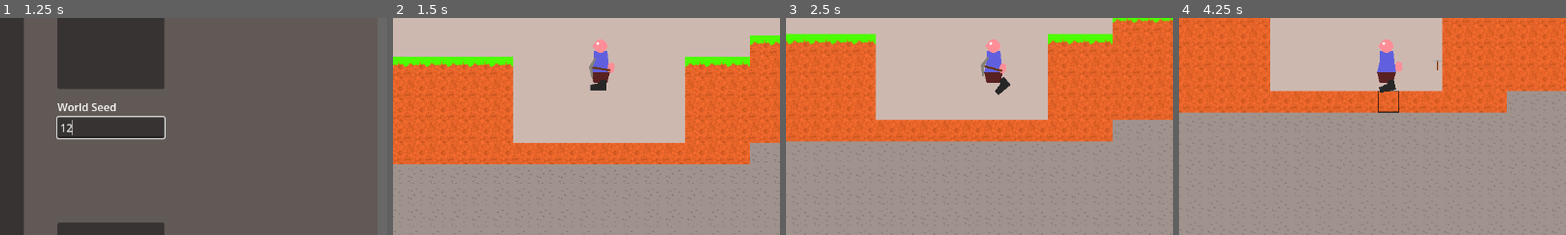
Above: before the commit, frames 1-4 (left to right).
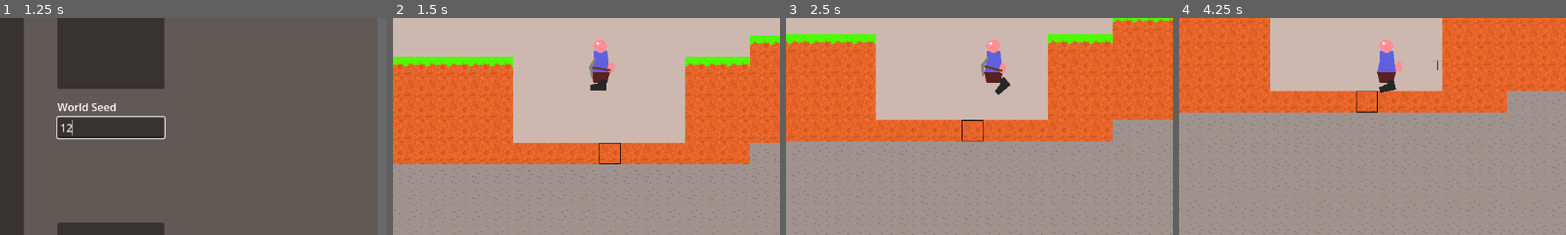
Above: after the commit, the same moments.

Repository: Griiimon/2D-Mining-Sandbox
Game: Godot game, scene res://game/startup.tscn
Two runs of this game, one before a commit and one after it. Both use one fixed random seed, a clock stepped at 60 frames per second and the inputs below. The engine's default icon, where the game draws it, is replaced by a stand-in: a white triangle on a blue panel in a dark square.
Inputs (mouse positions are % of the whole screen's width and height, from its top left):
- Up to frame 1 (1.25 s): click (38, 64) at 0.52 s; type "12" at 0.6 s
- Up to frame 2 (1.5 s): click "Play" at 1.25 s
- Up to frame 3 (2.5 s): tap Enter at 2 s; move the mouse to (33, 93) at 2.02 s; hold D (right) from 2.03 s (still down); click (33, 93) at 2.1 s; tap Up (jump) at 2.27 s
- Up to frame 4 (4.25 s): move the mouse to (37, 93) at 2.77 s; tap F (change_block_state) at 2.85 s; click (37, 93) at 2.92 s; tap Up (jump) at 3.02 s; move the mouse to (41, 93) at 3.52 s; release D (right) at 3.53 s; hold A (left) from 3.53 s (still down); tap X (drop_item) at 3.6 s; click (41, 93) at 3.67 s
The pictures show only the part of the screen within x 23-73%, y 39-89%; the shares and areas given below are measured in that part.

Frame 1 is identical in both runs. In frame 2, 0.1% of the frame differs, in the area x 53-59%, y 57-68%; in frame 3, 0.1%; in frame 4, 0.3%, in the area x 45-57%, y 33-44%.

Commit message:
PlayerMiningState selection mode

Diff:
--- a/game/player/state machine/default_state.gd
+++ b/game/player/state machine/default_state.gd
@@ -12,9 +12,20 @@
 
 	interaction_logic()
 
-	if player.ray_cast.is_colliding() and is_raycast_hitting_terrain():
-		select_block()
+	var can_mine:= false
+	var mining_state: PlayerMiningState= (get_state_machine() as PlayerStateMachine).mining_state
 
+	match mining_state.selection_mode:
+		PlayerMiningState.SelectionMode.RAYCAST:
+			if player.ray_cast.is_colliding() and is_raycast_hitting_terrain():
+				select_block()
+				can_mine= true
+		PlayerMiningState.SelectionMode.NEAREST:
+			if select_nearest_minable_tile(mining_state.mining_range):
+				can_mine= true
+
+
+	if can_mine:
 		if Input.is_mouse_button_pressed(MOUSE_BUTTON_LEFT):
 			if can_mine():
 				start_mining.emit()
